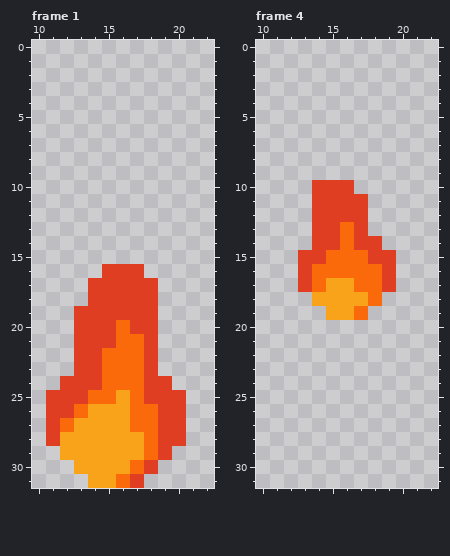
Two states of a pixel-art file, assets/sprites/flame.aseprite. The picture above was drawn from the file before the commit.
32x32 pixels, 9 frames. Shown: frame 1: x 10..22, y 0..31; frame 4: x 10..22, y 0..31. The commit also changed other frames, which this record leaves out.
After:
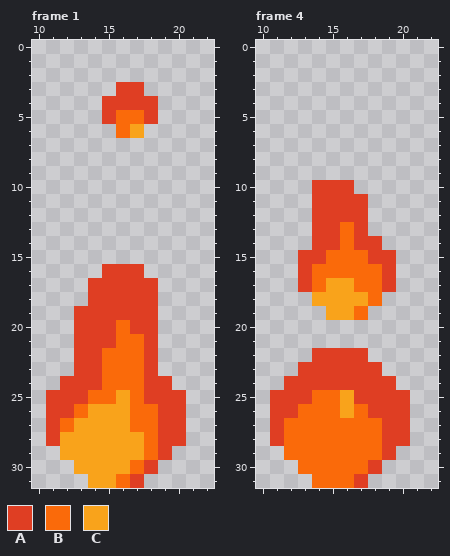
Palette (. is transparent): A #df3e23  B #fa6a0a  C #f9a31b
What changed:
layer "Accent Copy Copy" added
--- frame 1, layers "Accent Copy Copy", "Base_Flame Copy"
@@ x 13..20 @@
  2 ........
- 3 ........
- 4 ........
- 5 ........
- 6 ........
+ 3 ...AA...
+ 4 ..AAAA..
+ 5 ..ABBA..
+ 6 ...BC...
  7 ........
--- frame 4, layers "Accent Copy Copy", "Base_Flame Copy"
@@ x 10..22 @@
 21 .............
-22 .............
-23 .............
-24 .............
-25 .............
-26 .............
-27 .............
-28 .............
-29 .............
-30 .............
-31 .............
+22 ....AAAA.....
+23 ...AAAAAA....
+24 ..AAAAAAAA...
+25 .AAABBCAAAA..
+26 .AABBBCBAAA..
+27 .ABBBBBBBAA..
+28 .ABBBBBBBAA..
+29 ..BBBBBBBA...
+30 ...BBBBBA....
+31 ....BBBA.....
